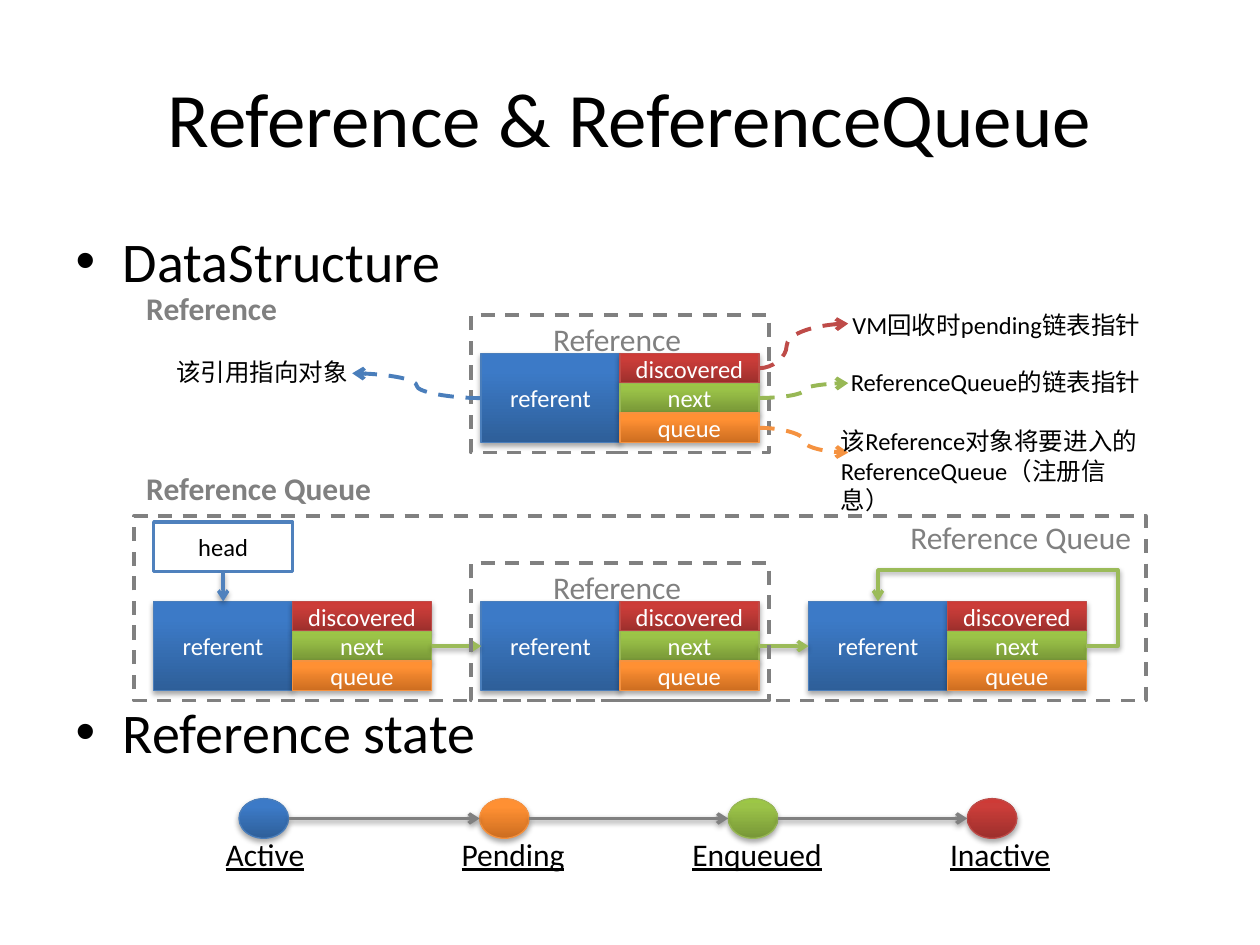
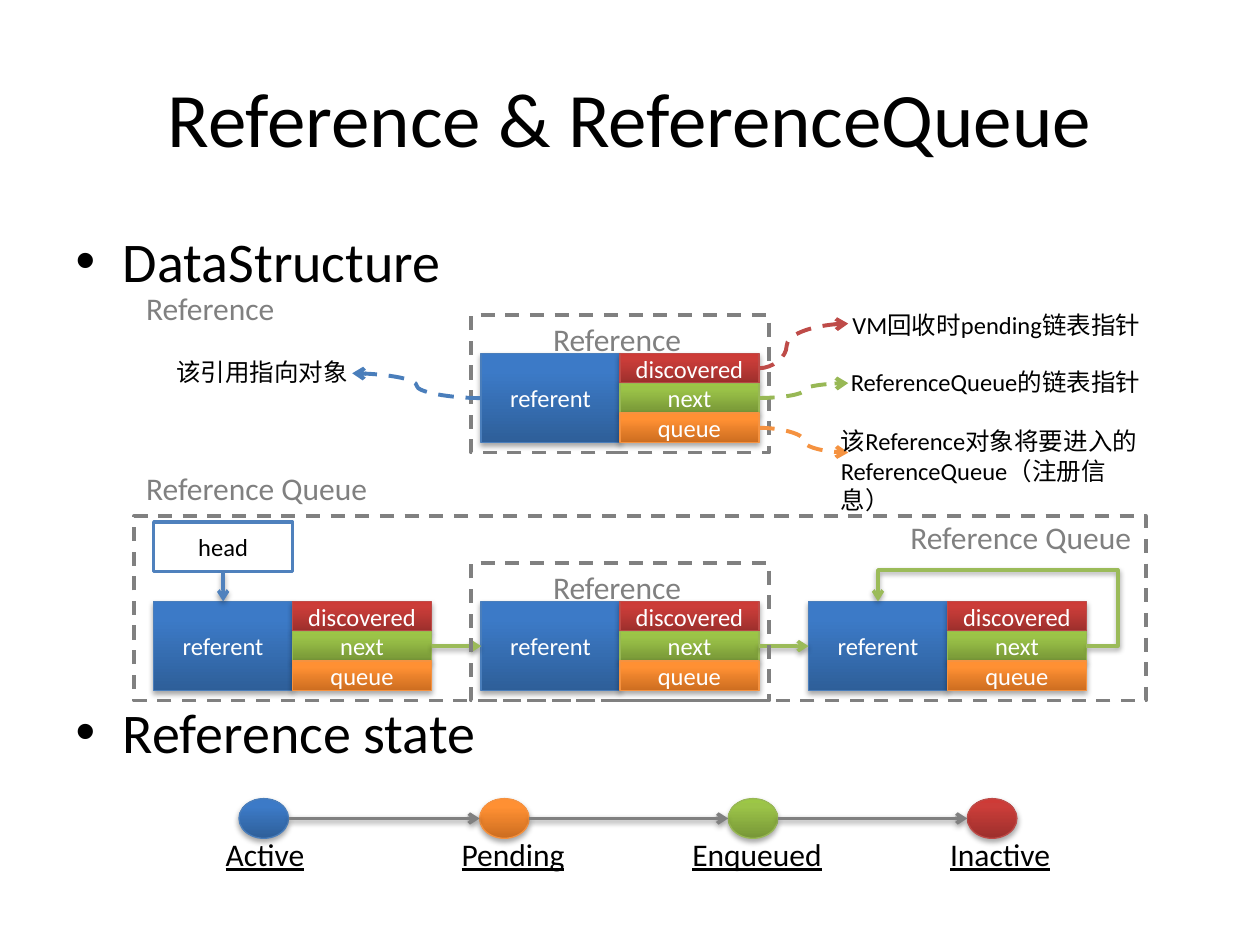
Before and after one commit to guhanjie/Knowledge-sharing, a slide deck: slide 20 of 扒一扒Java IO那些事儿.pptx. Drawn at 1260x945 pixels with LibreOffice and Linux fonts; fonts in the diff are those of the drawing. Boxes give left, top, right and bottom in pixels: in the first picture for what was removed or moved away, otherwise in the second. Text is boxed around its words. In the diff, an @@ line names an element or a change of style, - is before the commit and + after.

```diff
--- a/扒一扒Java IO那些事儿.pptx
+++ b/扒一扒Java IO那些事儿.pptx
@@ text "Reference" at box(146, 298, 274, 320): bold off @@
@@ text "Reference Queue" at box(146, 478, 367, 504): bold off @@
```
Also in this commit, not shown: 7 other slides changed, 4 slides added, 2 slides removed.
